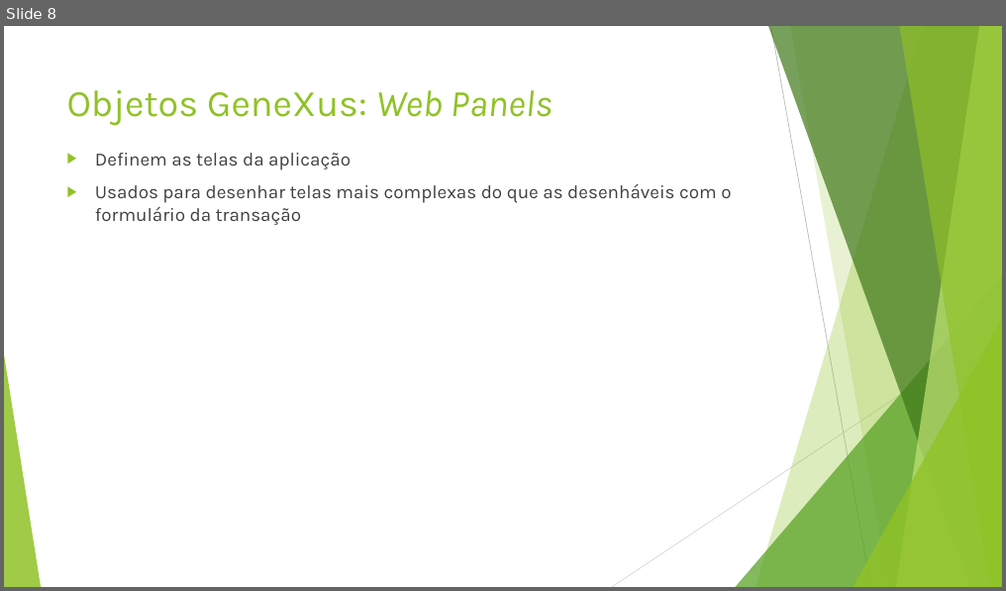
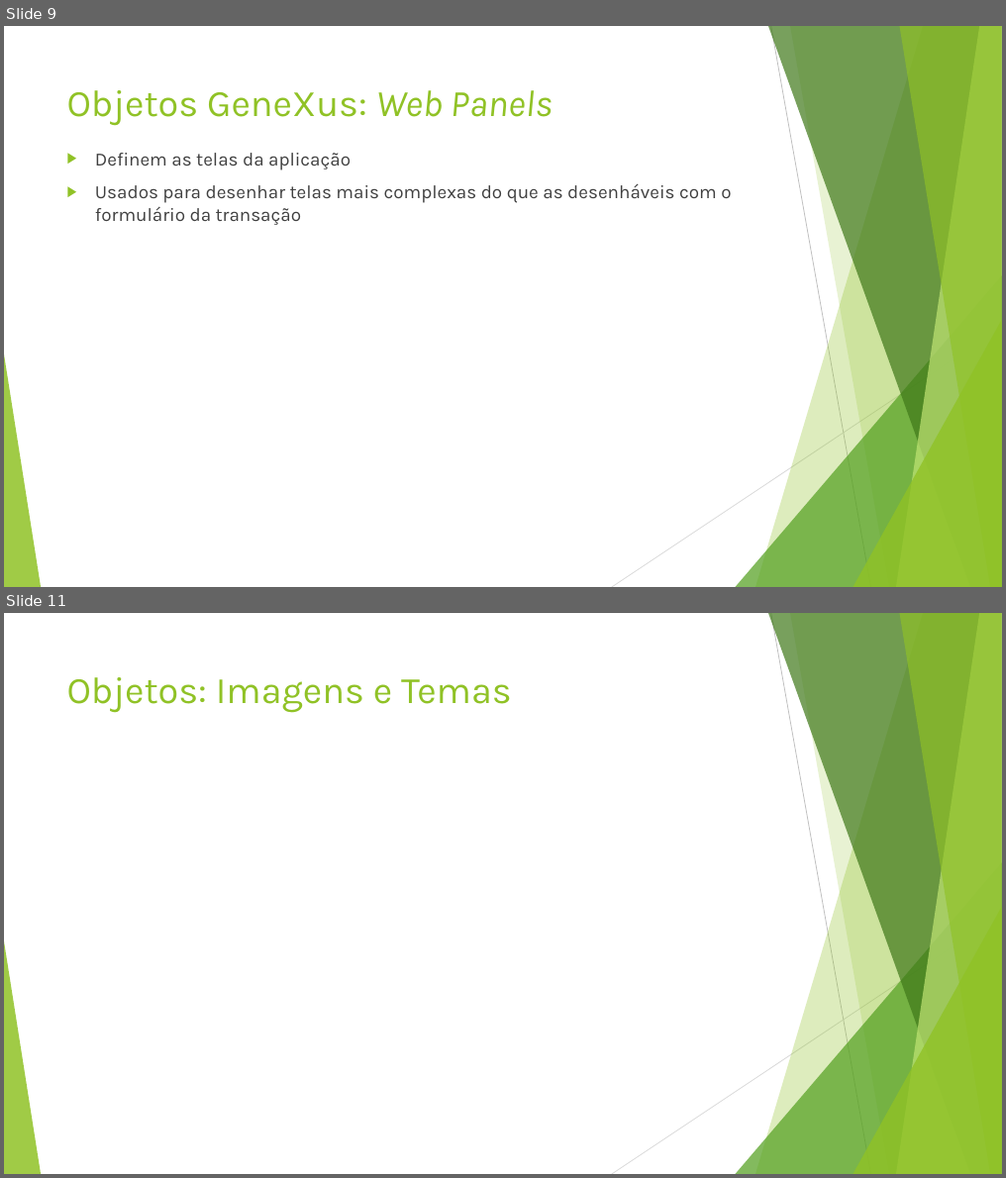
Before and after one commit to josenelsoncultri/Techweek2019, a slide deck: Techweek2019.pptx. Shown one above the other, each under a label of ours: slide 8 before the commit, slides 9 and 11 after it; the slides between them are not shown. The pictures are 1006x591 and 1006x1178 pixels, drawn with LibreOffice and Linux fonts; fonts in the diff are those of the drawing; background and template pictures are left out. Boxes give left, top, right and bottom in pixels: in the first picture for what was removed or moved away, otherwise in the second. Text is boxed around its words. In the diff, an @@ line names an element or a change of style, - is before the commit and + after.

```diff
--- a/Techweek2019.pptx
+++ b/Techweek2019.pptx
@@ slide 11 added at <box>4,613,1002,1174</box>, background #FFFFFF; not listed: 10 template elements that a slide beside it also shows @@
@@ title added at <box>67,677,511,713</box>, 36 pt, text #90C226 @@
+Objetos: Imagens e Temas
@@ what was slide 8 is now slide 9 @@
```
Also in this commit, not shown: 1 slide changed, 5 other slides added, 2 other files.
